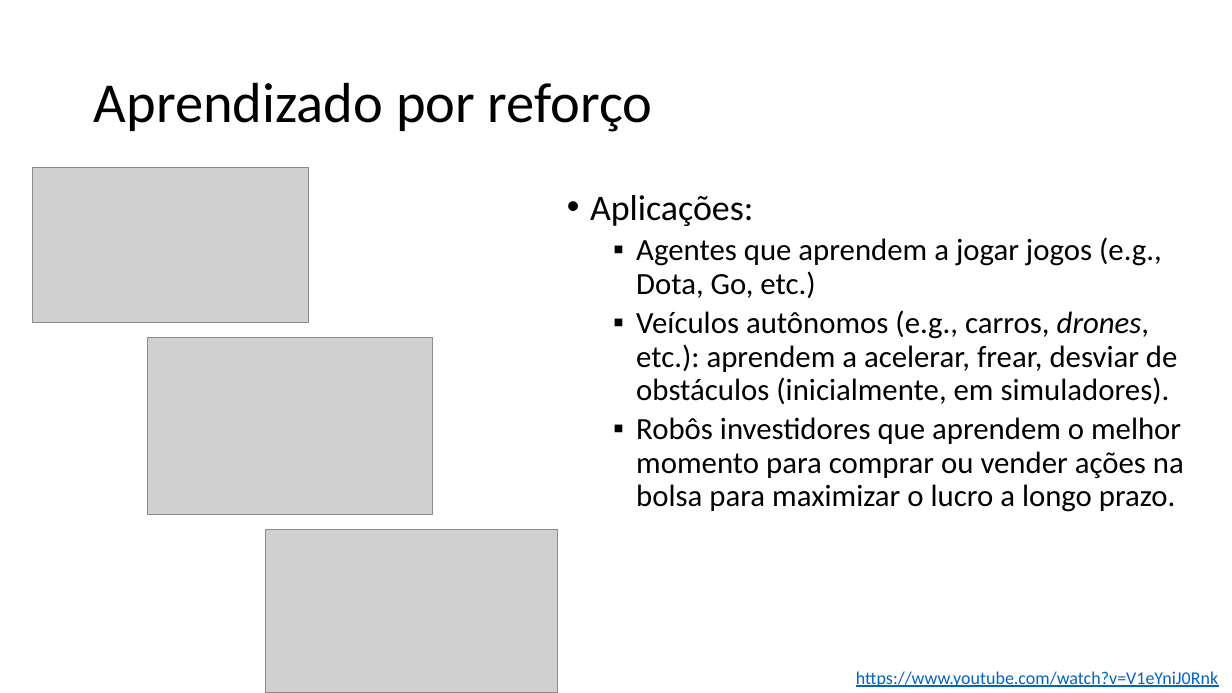
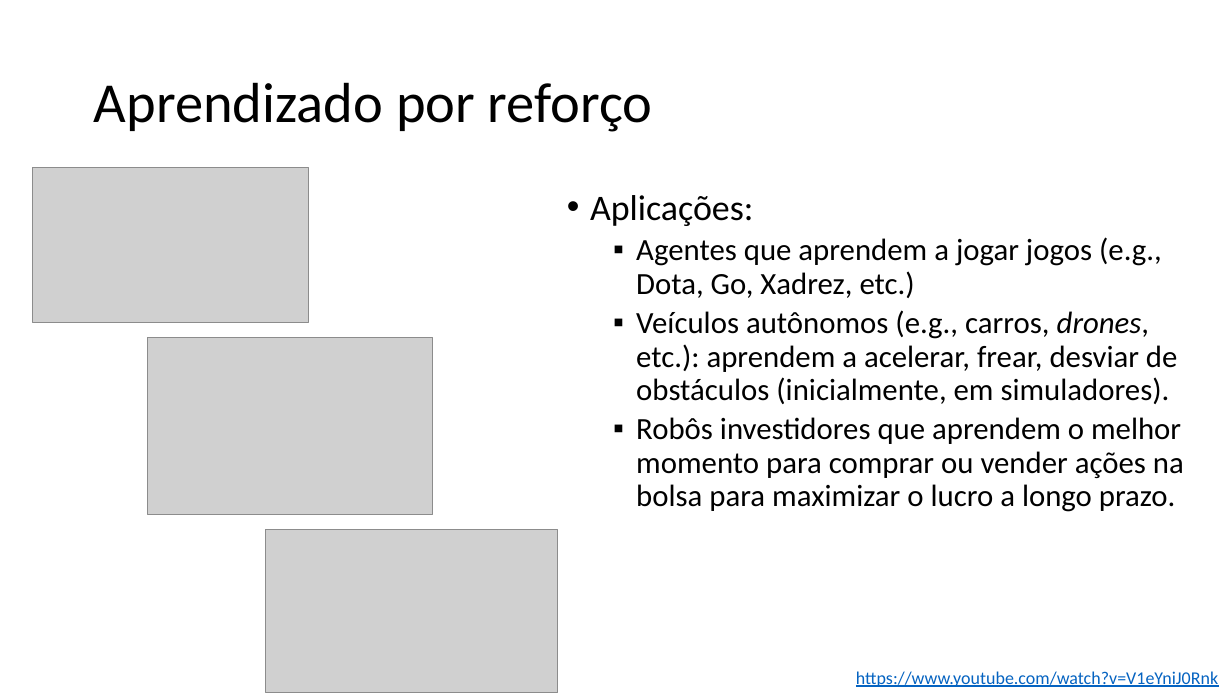
Before and after one commit to zz4fap/c24_inteligencia_artificial, a slide deck: slide 37 of slides/C24_Paradigmas.pptx. Drawn at 1232x693 pixels with LibreOffice and Linux fonts; fonts in the diff are those of the drawing; grey boxes stand for pictures. Boxes give left, top, right and bottom in pixels: in the first picture for what was removed or moved away, otherwise in the second. Text is boxed around its words. In the diff, an @@ line names an element or a change of style, - is before the commit and + after.

```diff
--- a/slides/C24_Paradigmas.pptx
+++ b/slides/C24_Paradigmas.pptx
@@ text at bbox=[636, 237, 1162, 298]: text changed @@
-  ▪ Agentes que aprendem a jogar jogos (e.g., Dota, Go, etc.)
+  ▪ Agentes que aprendem a jogar jogos (e.g., Dota, Go, Xadrez, etc.)
```
Also in this commit, not shown: 5 other slides changed, 1 other file.
